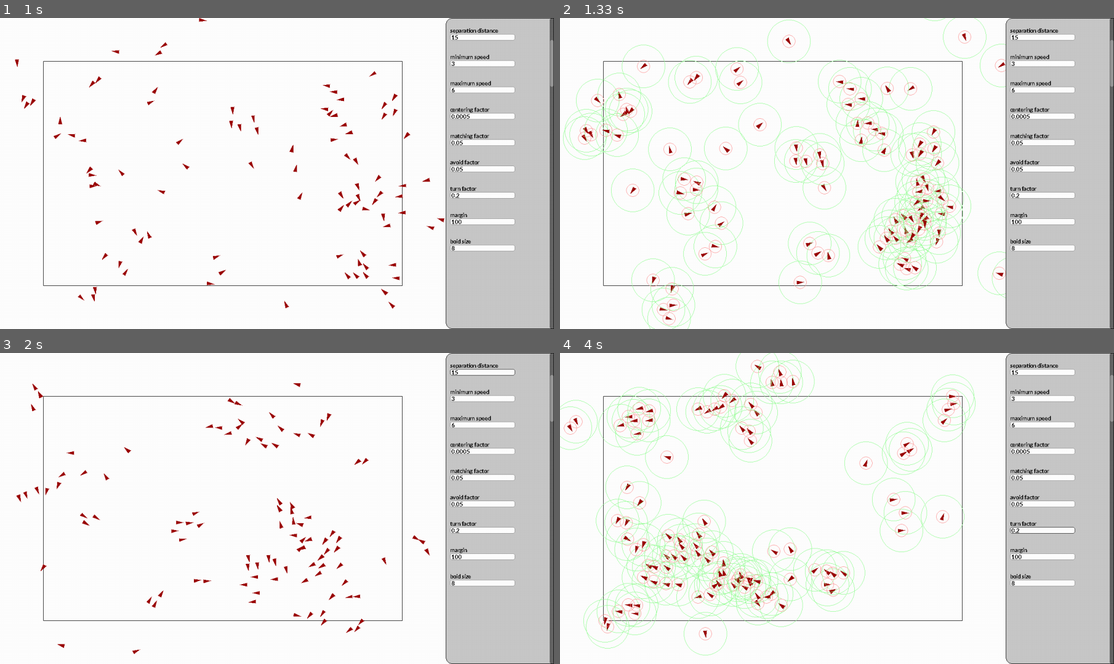
Above: before the commit, frames 1-4 (two rows, left to right).
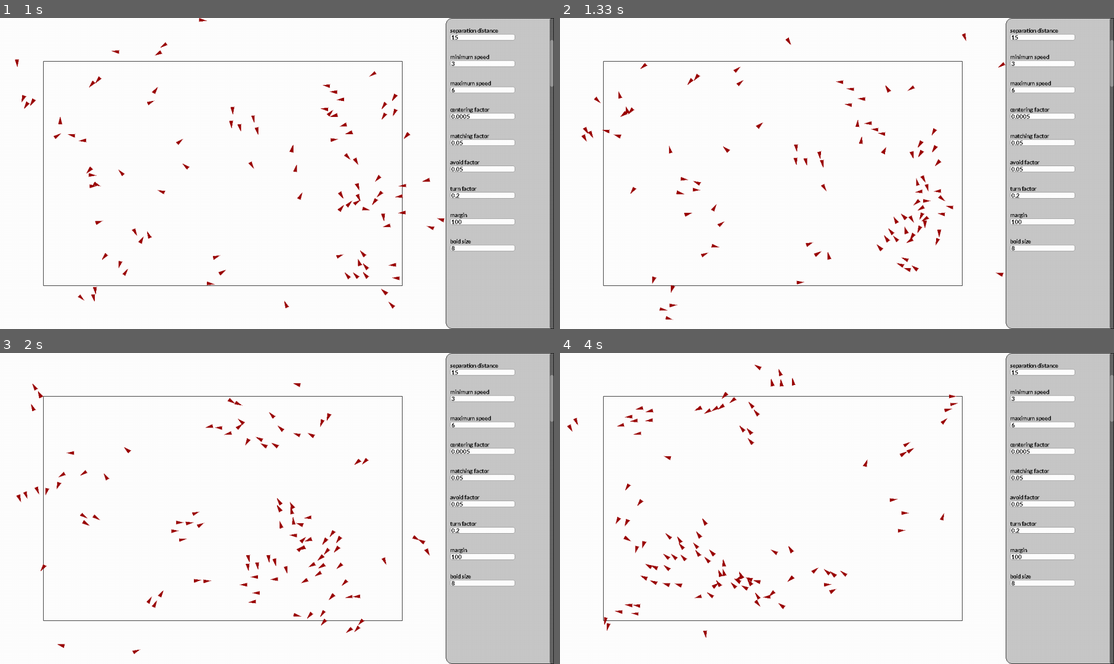
Above: after the commit, the same moments.

Repository: Peter-Vanderhyde/Boid-Simulation
Game: pygame game, started from main.py
Same seed, same stepped clock (60 frames per second), same inputs: the game is played once before the commit and once after it.
Inputs (mouse positions are in pixels of both pictures, inside the frame that each line leads up to):
- Up to frame 1 (1 s): press the mouse at (481, 269) at 0.37 s; move the mouse to (443, 173) at 0.47 s; release the mouse at (398, 77) at 0.6 s; press the mouse at (553, 42) at 0.7 s; move the mouse to (321, 52) at 0.8 s; release the mouse at (94, 61) at 0.93 s
- Up to frame 2 (1.33 s): tap Enter at 1 s
- Up to frame 3 (2 s): press the mouse at (481, 371) at 1.37 s; move the mouse to (454, 380) at 1.47 s; release the mouse at (421, 390) at 1.6 s; tap Enter at 1.67 s
- Up to frame 4 (4 s): press the mouse at (1041, 396) at 2.03 s; move the mouse to (969, 408) at 2.13 s; release the mouse at (897, 418) at 2.27 s; press the mouse at (1041, 583) at 2.37 s; move the mouse to (881, 517) at 2.47 s; release the mouse at (715, 449) at 2.6 s; press the mouse at (1041, 477) at 2.7 s; move the mouse to (931, 545) at 2.8 s; release the mouse at (814, 617) at 2.93 s; press the mouse at (1041, 555) at 3.03 s; move the mouse to (981, 517) at 3.13 s; release the mouse at (914, 480) at 3.27 s; press the mouse at (1041, 530) at 3.37 s; move the mouse to (942, 570) at 3.47 s; release the mouse at (842, 608) at 3.6 s; tap Enter at 3.67 s

Frame 1 is identical in both runs. In frame 2, 6.1% of the frame differs, in the area x 0-81%, y 0-100%; in frame 3, less than 0.1%; in frame 4, 6.4%, in the area x 0-93%, y 0-98%.

Commit message:
Textboxes now change setting values

Diff:
--- a/canvas.py
+++ b/canvas.py
@@ -77,7 +77,7 @@
                 if event.key == pygame.K_ESCAPE:
                     pygame.quit()
                     sys.exit()
-                elif event.key == pygame.K_RETURN:
+                elif event.key == pygame.K_TAB:
                     self.show_circles = not self.show_circles # Show view circles around boids
 
             self.sidebar.check_event(event)
--- a/gui.py
+++ b/gui.py
@@ -1,4 +1,5 @@
 import pygame
+from pygame.locals import *
 import math
 from vector import Vector
 
@@ -13,7 +14,8 @@
 class Text:
     """A text GUI element that can be positioned on the screen to show any text."""
 
-    def __init__(self, text, font_name, size, color, top_left):
+    def __init__(self, parent, text, font_name, size, color, top_left):
+        self.parent = parent
         self.text = text
         self.font_name = font_name
         self.size = size
@@ -50,9 +52,10 @@
     """This creates an editable box where a user can select the box and type
     whatever value they want."""
 
-    def __init__(self, value, font_name, width, height, top_left):
+    def __init__(self, parent, value, font_name, width, height, top_left):
+        self.parent = parent
         self.value = value
-        self.text = Text(str(value), font_name, height, (0, 0, 0), top_left)
+        self.text = Text(self, str(value), font_name, height, (0, 0, 0), top_left)
         self.width = width
         self.height = height
         self.top_left = top_left
@@ -60,13 +63,24 @@
         self.rect = pygame.Rect(top_left.values(), (width, height))
 
     def set_value(self, value):
-        self.value = value
-        self.text.set_text(str(value))
+        self.text.set_text(value)
+        if self.text.rect.width > self.rect.width:
+            self.text.set_text(self.value)
+        else:
+            self.value = value
+
+    def get_value(self):
+        return float(self.value)
 
     def check_typing_event(self, event):
         """This will edit the value based on values typed."""
 
-        pass
+        if event.key == K_BACKSPACE:
+            if self.value:
+                self.set_value(self.value[:-1])
+
+        elif event.dict["unicode"].isdigit() or (event.dict["unicode"] == '.' and '.' not in self.value):
+            self.set_value(self.value + event.dict["unicode"])
 
     def draw(self, screen, offset=Vector(0, 0)):
         rect = get_offset_rect(self.rect, offset)
@@ -95,11 +109,11 @@
         self.height = prop_y_margins * 2 + self.title.rect.height + self.textbox.rect.height
 
     def create_title(self, top_left):
-        title = Text(self.name, self.font_name, 15, (0, 0, 0), top_left)
+        title = Text(self, self.name, self.font_name, 15, (0, 0, 0), top_left)
         self.title = title
 
     def create_textbox(self, top_left):
-        textbox = TextBox(self.value, self.font_name, 150, 15, top_left)
+        textbox = TextBox(self, str(self.value), self.font_name, 150, 15, top_left)
         self.textbox = textbox
 
     def draw(self, screen, offset_y):
@@ -124,6 +138,7 @@
         self.scroll_speed = 1
         self.bar_rect = pygame.Rect(self.s_width - 10, 0, 10, self.bar_height)
         self.last_scroll_pos = None
+        self.selected_textbox = None
 
     def calculate_scrollbar_props(self):
         full_height = self.rect.height
@@ -180,11 +195,11 @@
         pygame.draw.rect(self.screen, (0, 0, 0), self.rect, 1, border_top_left_radius=15, border_bottom_left_radius=15)
 
     def check_event(self, event):
-        if event.type == pygame.MOUSEWHEEL:
+        if event.type == MOUSEWHEEL:
             if self.rect.collidepoint(pygame.mouse.get_pos()):
                 self.scroll(event.y * 10)
 
-        elif event.type == pygame.MOUSEBUTTONDOWN:
+        elif event.type == MOUSEBUTTONDOWN:
             if pygame.mouse.get_pressed()[0]:
                 mouse_pos = pygame.mouse.get_pos()
                 if self.get_scrollbar_pos().collidepoint(mouse_pos):
@@ -192,12 +207,27 @@
                 else:
                     self.last_scroll_pos = None
 
+                self.selected_textbox = None
                 for prop in self.properties:
                     if get_offset_rect(prop.textbox.rect, Vector(0, self.scroll_y)).collidepoint(mouse_pos):
-                        self.selected_textbox = prop
+                        self.selected_textbox = prop.textbox
                         prop.textbox.selected = True
                     else:
+                        if prop.textbox.selected:
+                            prop.textbox.set_value(prop.textbox.value or "0") # Default the value to 0 if there's no value
+                            self.settings[prop.textbox.parent.name]["value"] = prop.textbox.get_value()
+
                         prop.textbox.selected = False
 
-        elif event.type == pygame.MOUSEBUTTONUP:
+        elif event.type == MOUSEBUTTONUP:
             self.last_scroll_pos = None
+
+        elif event.type == KEYDOWN:
+            if event.key == K_RETURN:
+                if self.selected_textbox != None:
+                    self.settings[self.selected_textbox.parent.name]["value"] = self.selected_textbox.get_value()
+                    self.selected_textbox.selected = False
+                    self.selected_textbox = None
+
+            if self.selected_textbox != None:
+                self.selected_textbox.check_typing_event(event)
